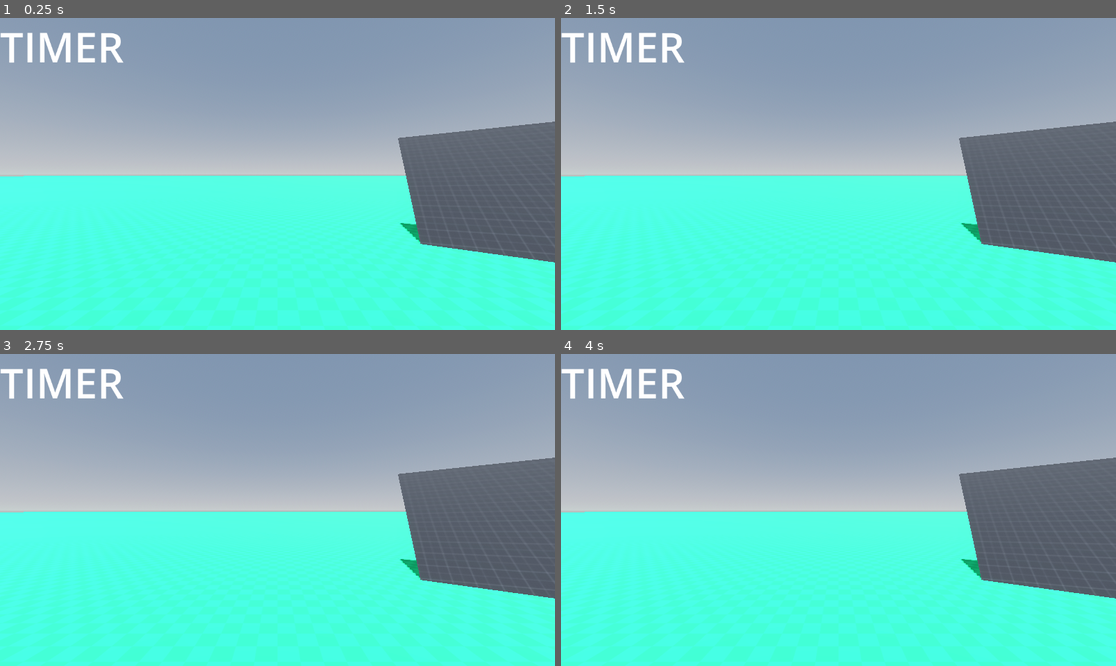
Above: before the commit, frames 1-4 (two rows, left to right).
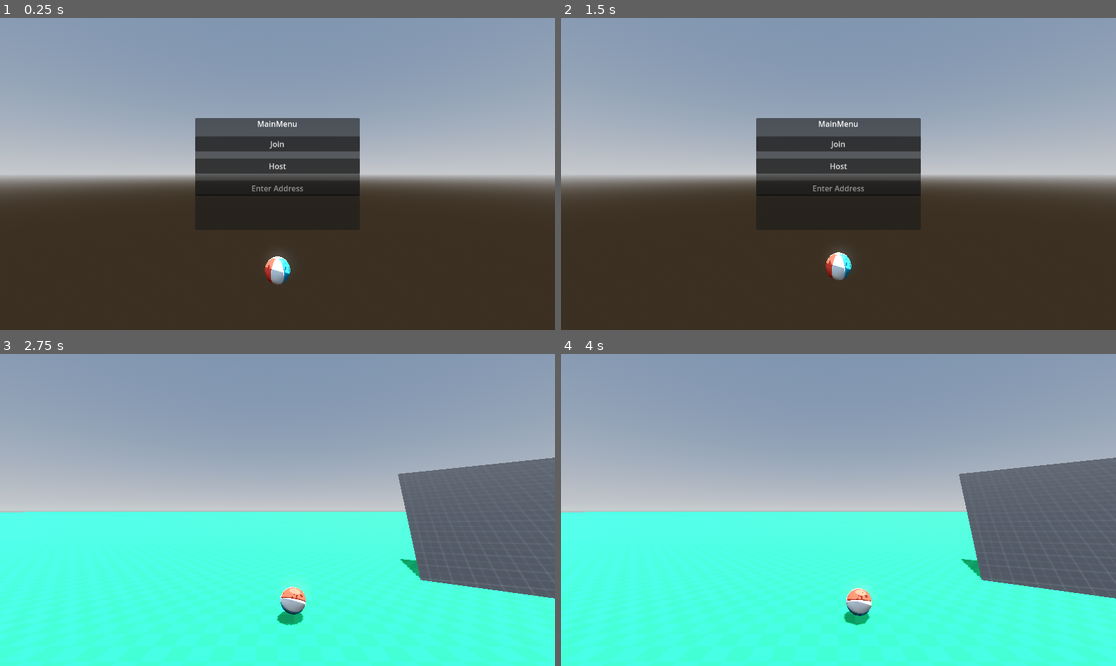
Above: after the commit, the same moments.

Repository: BenStoner/super-not-vr-ball
Game: Godot game, scene res://main.tscn
Same seed, same stepped clock (60 frames per second), same inputs: the game is played once before the commit and once after it. The project has no main scene, so this scene is started directly.
Inputs (mouse positions are in pixels of both pictures, inside the frame that each line leads up to):
- Up to frame 1 (0.25 s): no input
- Up to frame 2 (1.5 s): click (838, 142) at 0.5 s, where only the run after the commit has a clickable "Join"; click (838, 164) at 1.25 s, where only the run after the commit has a clickable "Host"
- Up to frame 3 (2.75 s): hold D (move_right) from 2.03 s (still down); tap Space (jump) at 2.1, 2.27, 2.57 s
- Up to frame 4 (4 s): release D (move_right) at 2.78 s; hold Shift (brake) 2.78-3.53 s; tap Space (jump) at 2.85, 3.02, 3.32, 3.6 s; hold D (move_right) from 3.53 s (still down)

The runs differ from the first frame. In frame 1, 60% of the frame differs, in the area x 0-100%, y 4-100%; in frame 2, 60%; in frame 3, 1.5%; in frame 4, 1.5%.
Error after the commit: Invalid access to property or key 'name' on a base object of type 'null instance'. (res://AutoLoads/GameManager.gd:17)

Commit message:
worked on level manger/changer

Diff:
--- /dev/null
+++ b/AutoLoads/GameManager.gd
@@ -0,0 +1,37 @@
+extends Node
+
+signal player_join
+signal player_host
+
+const PLAYER = preload("res://Player/player.tscn")
+const PORT = 9999
+
+var ener_peer = ENetMultiplayerPeer.new()
+
+func _ready() -> void:
+	player_host.connect(_on_player_host)
+	player_join.connect(_on_player_join)
+
+
+func _on_player_host():
+	if get_tree().current_scene.name == "Main":
+		print(get_tree().current_scene)
+		ener_peer.create_server(PORT)
+		multiplayer.multiplayer_peer = ener_peer
+		multiplayer.peer_connected.connect(add_player)
+
+		add_player(multiplayer.get_unique_id())
+		print(get_tree().current_scene)
+
+
+
+func _on_player_join():
+	ener_peer.create_client("localhost", PORT)
+	multiplayer.multiplayer_peer = ener_peer
+
+
+func add_player(peer_id):
+	var player_instance = PLAYER.instantiate()
+	player_instance.name = str(peer_id)
+#	get_tree().root.get_node("Main").add_child(player_instance)
+	print("asdasdasd")
--- /dev/null
+++ b/Levels/Level1.tscn
@@ -0,0 +1,50 @@
+[gd_scene load_steps=9 format=3 uid="uid://yourphwkyhjc"]
+
+[ext_resource type="Texture2D" uid="uid://d03qv02s11fjf" path="res://addons/kenney_prototype_textures/green/texture_09.png" id="1_vq5m5"]
+[ext_resource type="Texture2D" uid="uid://2sen31a2tyjv" path="res://addons/kenney_prototype_textures/dark/texture_03.png" id="2_itkkx"]
+
+[sub_resource type="StandardMaterial3D" id="StandardMaterial3D_ues87"]
+albedo_texture = ExtResource("1_vq5m5")
+uv1_scale = Vector3(0.4, 0.4, 0.4)
+uv1_triplanar = true
+
+[sub_resource type="PlaneMesh" id="PlaneMesh_e12hs"]
+size = Vector2(1000, 1000)
+
+[sub_resource type="ConcavePolygonShape3D" id="ConcavePolygonShape3D_f5qek"]
+data = PackedVector3Array(500, 0, 500, -500, 0, 500, 500, 0, -500, -500, 0, 500, -500, 0, -500, 500, 0, -500)
+
+[sub_resource type="StandardMaterial3D" id="StandardMaterial3D_qlbj3"]
+albedo_texture = ExtResource("2_itkkx")
+uv1_triplanar = true
+
+[sub_resource type="PlaneMesh" id="PlaneMesh_kyabn"]
+size = Vector2(25, 25)
+
+[sub_resource type="ConcavePolygonShape3D" id="ConcavePolygonShape3D_ffk21"]
+data = PackedVector3Array(12.5, 0, 12.5, -12.5, 0, 12.5, 12.5, 0, -12.5, -12.5, 0, 12.5, -12.5, 0, -12.5, 12.5, 0, -12.5)
+
+[node name="Level" type="Node3D"]
+
+[node name="MeshInstance3D" type="MeshInstance3D" parent="."]
+transform = Transform3D(1, 0, 0, 0, 1, 0, 0, 0, 1, 0, -0.606206, 0)
+material_override = SubResource("StandardMaterial3D_ues87")
+mesh = SubResource("PlaneMesh_e12hs")
+
+[node name="StaticBody3D" type="StaticBody3D" parent="MeshInstance3D"]
+collision_mask = 4
+
+[node name="CollisionShape3D" type="CollisionShape3D" parent="MeshInstance3D/StaticBody3D"]
+shape = SubResource("ConcavePolygonShape3D_f5qek")
+
+[node name="MeshInstance3D2" type="MeshInstance3D" parent="."]
+transform = Transform3D(-0.318502, -0.302409, -0.89839, -0.620426, 0.78305, -0.0436278, 0.716678, 0.543489, -0.437026, 19.6589, 0, 1.46369)
+material_override = SubResource("StandardMaterial3D_qlbj3")
+mesh = SubResource("PlaneMesh_kyabn")
+
+[node name="StaticBody3D" type="StaticBody3D" parent="MeshInstance3D2"]
+transform = Transform3D(1, 2.507e-08, -1.44912e-09, 3.36606e-08, 1, 1.78401e-09, -6.91852e-10, 8.36394e-10, 1, 0, 0, 0)
+collision_mask = 4
+
+[node name="CollisionShape3D" type="CollisionShape3D" parent="MeshInstance3D2/StaticBody3D"]
+shape = SubResource("ConcavePolygonShape3D_ffk21")
--- /dev/null
+++ b/Menus/MainMenu/main_menu.gd
@@ -0,0 +1,18 @@
+extends Control
+
+const PLAYER = preload("res://Player/player.tscn")
+const PORT = 9999
+
+var ener_peer = ENetMultiplayerPeer.new()
+
+@onready var address_entry := $MarginContainer/VBoxContainer/AddressEntry
+
+
+func _on_host_button_pressed() -> void:
+	get_tree().change_scene_to_file("res://main.tscn")
+	GameManager.emit_signal("player_host")
+
+
+func _on_join_button_pressed() -> void:
+	get_tree().change_scene_to_file("res://main.tscn")
+	GameManager.emit_signal("player_join")
--- /dev/null
+++ b/Menus/MainMenu/main_menu.tscn
@@ -0,0 +1,58 @@
+[gd_scene load_steps=2 format=3 uid="uid://cpqna0u66nktt"]
+
+[ext_resource type="Script" path="res://Menus/MainMenu/main_menu.gd" id="1_17p7m"]
+
+[node name="MainMenu" type="Control"]
+layout_mode = 3
+anchors_preset = 15
+anchor_right = 1.0
+anchor_bottom = 1.0
+grow_horizontal = 2
+grow_vertical = 2
+script = ExtResource("1_17p7m")
+
+[node name="MarginContainer" type="MarginContainer" parent="."]
+layout_mode = 1
+anchors_preset = 8
+anchor_left = 0.5
+anchor_top = 0.5
+anchor_right = 0.5
+anchor_bottom = 0.5
+offset_left = -186.0
+offset_top = -131.0
+offset_right = 186.0
+offset_bottom = 131.0
+grow_horizontal = 2
+grow_vertical = 2
+theme_override_constants/margin_left = 15
+theme_override_constants/margin_top = 15
+theme_override_constants/margin_right = 15
+theme_override_constants/margin_bottom = 15
+
+[node name="Panel" type="Panel" parent="MarginContainer"]
+layout_mode = 2
+
+[node name="VBoxContainer" type="VBoxContainer" parent="MarginContainer"]
+layout_mode = 2
+theme_override_constants/separation = 15
+
+[node name="Label" type="Label" parent="MarginContainer/VBoxContainer"]
+layout_mode = 2
+text = "MainMenu"
+horizontal_alignment = 1
+
+[node name="JoinButton" type="Button" parent="MarginContainer/VBoxContainer"]
+layout_mode = 2
+text = "Join"
+
+[node name="HostButton" type="Button" parent="MarginContainer/VBoxContainer"]
+layout_mode = 2
+text = "Host"
+
+[node name="AddressEntry" type="LineEdit" parent="MarginContainer/VBoxContainer"]
+layout_mode = 2
+placeholder_text = "Enter Address"
+alignment = 1
+
+[connection signal="pressed" from="MarginContainer/VBoxContainer/JoinButton" to="." method="_on_join_button_pressed"]
+[connection signal="pressed" from="MarginContainer/VBoxContainer/HostButton" to="." method="_on_host_button_pressed"]
--- /dev/null
+++ b/main.gd
@@ -0,0 +1,26 @@
+extends Node3D
+
+@export var levels: Array[PackedScene] = []
+
+var current_level
+var start_level
+
+func _ready() -> void:
+	start_level = levels[0]
+	var start_level_instance = start_level.instantiate()
+	current_level = start_level_instance
+	add_child(start_level_instance)
+
+
+func _process(delta: float) -> void:
+	if Input.is_action_just_pressed("jump"):
+		change_level(1)
+
+
+func change_level(to: int):
+	current_level.queue_free()
+	var level_instance = levels[to].instantiate()
+	current_level = level_instance
+	print(current_level)
+	add_child(level_instance)
+	$Ball.global_position = Vector3.ZERO
--- a/main.tscn
+++ b/main.tscn
@@ -1,9 +1,9 @@
-[gd_scene load_steps=14 format=3 uid="uid://dith3xbvvif2v"]
+[gd_scene load_steps=8 format=3 uid="uid://dith3xbvvif2v"]
 
-[ext_resource type="PackedScene" uid="uid://c6u30yt620yww" path="res://Player/player.tscn" id="1_2q5if"]
-[ext_resource type="Texture2D" uid="uid://d03qv02s11fjf" path="res://addons/kenney_prototype_textures/green/texture_09.png" id="2_l3jl8"]
-[ext_resource type="Texture2D" uid="uid://2sen31a2tyjv" path="res://addons/kenney_prototype_textures/dark/texture_03.png" id="3_fyut6"]
-[ext_resource type="Script" path="res://Timer.gd" id="4_2up2f"]
+[ext_resource type="Script" path="res://main.gd" id="1_goyri"]
+[ext_resource type="PackedScene" uid="uid://cpqna0u66nktt" path="res://Menus/MainMenu/main_menu.tscn" id="2_ml0ej"]
+[ext_resource type="PackedScene" uid="uid://yourphwkyhjc" path="res://Levels/Level1.tscn" id="3_ewqwc"]
+[ext_resource type="PackedScene" uid="uid://c6u30yt620yww" path="res://Player/player.tscn" id="4_43yqr"]
 
 [sub_resource type="ProceduralSkyMaterial" id="ProceduralSkyMaterial_2aubj"]
 sky_horizon_color = Color(0.64625, 0.65575, 0.67075, 1)
@@ -18,28 +18,9 @@
 tonemap_mode = 2
 glow_enabled = true
 
-[sub_resource type="StandardMaterial3D" id="StandardMaterial3D_is40y"]
-albedo_texture = ExtResource("2_l3jl8")
-uv1_scale = Vector3(0.4, 0.4, 0.4)
-uv1_triplanar = true
-
-[sub_resource type="PlaneMesh" id="PlaneMesh_6dnni"]
-size = Vector2(1000, 1000)
-
-[sub_resource type="ConcavePolygonShape3D" id="ConcavePolygonShape3D_n1tfj"]
-data = PackedVector3Array(500, 0, 500, -500, 0, 500, 500, 0, -500, -500, 0, 500, -500, 0, -500, 500, 0, -500)
-
-[sub_resource type="StandardMaterial3D" id="StandardMaterial3D_7p8lj"]
-albedo_texture = ExtResource("3_fyut6")
-uv1_triplanar = true
-
-[sub_resource type="PlaneMesh" id="PlaneMesh_540g7"]
-size = Vector2(25, 25)
-
-[sub_resource type="ConcavePolygonShape3D" id="ConcavePolygonShape3D_w050a"]
-data = PackedVector3Array(12.5, 0, 12.5, -12.5, 0, 12.5, 12.5, 0, -12.5, -12.5, 0, 12.5, -12.5, 0, -12.5, 12.5, 0, -12.5)
-
 [node name="Main" type="Node3D"]
+script = ExtResource("1_goyri")
+levels = Array[PackedScene]([ExtResource("2_ml0ej"), ExtResource("3_ewqwc")])
 
 [node name="WorldEnvironment" type="WorldEnvironment" parent="."]
 environment = SubResource("Environment_c1yie")
@@ -48,44 +29,4 @@
 transform = Transform3D(-0.866025, -0.433013, 0.25, 0, 0.5, 0.866025, -0.5, 0.75, -0.433013, 0, 0, 0)
 shadow_enabled = true
 
-[node name="Player" parent="." instance=ExtResource("1_2q5if")]
-transform = Transform3D(1, -3.48787e-16, 3.48787e-16, 3.48787e-16, 1, -3.48787e-16, -3.48787e-16, 3.48787e-16, 1, 21.7519, 0.341518, 15.5845)
-
-[node name="MeshInstance3D" type="MeshInstance3D" parent="."]
-transform = Transform3D(1, 0, 0, 0, 1, 0, 0, 0, 1, 0, -0.606206, 0)
-material_override = SubResource("StandardMaterial3D_is40y")
-mesh = SubResource("PlaneMesh_6dnni")
-
-[node name="StaticBody3D" type="StaticBody3D" parent="MeshInstance3D"]
-collision_mask = 4
-
-[node name="CollisionShape3D" type="CollisionShape3D" parent="MeshInstance3D/StaticBody3D"]
-shape = SubResource("ConcavePolygonShape3D_n1tfj")
-
-[node name="MeshInstance3D2" type="MeshInstance3D" parent="."]
-transform = Transform3D(-0.318502, -0.302409, -0.89839, -0.620426, 0.78305, -0.0436278, 0.716678, 0.543489, -0.437026, 19.6589, 0, 1.46369)
-material_override = SubResource("StandardMaterial3D_7p8lj")
-mesh = SubResource("PlaneMesh_540g7")
-
-[node name="StaticBody3D" type="StaticBody3D" parent="MeshInstance3D2"]
-transform = Transform3D(1, 2.507e-08, -1.44912e-09, 3.36606e-08, 1, 1.78401e-09, -6.91852e-10, 8.36394e-10, 1, 0, 0, 0)
-collision_mask = 4
-
-[node name="CollisionShape3D" type="CollisionShape3D" parent="MeshInstance3D2/StaticBody3D"]
-shape = SubResource("ConcavePolygonShape3D_w050a")
-
-[node name="CanvasLayer" type="CanvasLayer" parent="."]
-
-[node name="UI" type="Control" parent="CanvasLayer"]
-layout_mode = 3
-anchors_preset = 0
-offset_right = 40.0
-offset_bottom = 40.0
-
-[node name="Timer" type="RichTextLabel" parent="CanvasLayer/UI"]
-layout_mode = 0
-offset_right = 356.0
-offset_bottom = 141.0
-theme_override_font_sizes/normal_font_size = 86
-text = "TIMER"
-script = ExtResource("4_2up2f")
+[node name="Ball" parent="." instance=ExtResource("4_43yqr")]
--- a/project.godot
+++ b/project.godot
@@ -13,6 +13,10 @@
 config/name="Super-not-vr-ball"
 config/features=PackedStringArray("4.0", "Mobile")
 config/icon="res://icon.svg"
+
+[autoload]
+
+GameManager="*res://AutoLoads/GameManager.gd"
 
 [editor_plugins]
 
